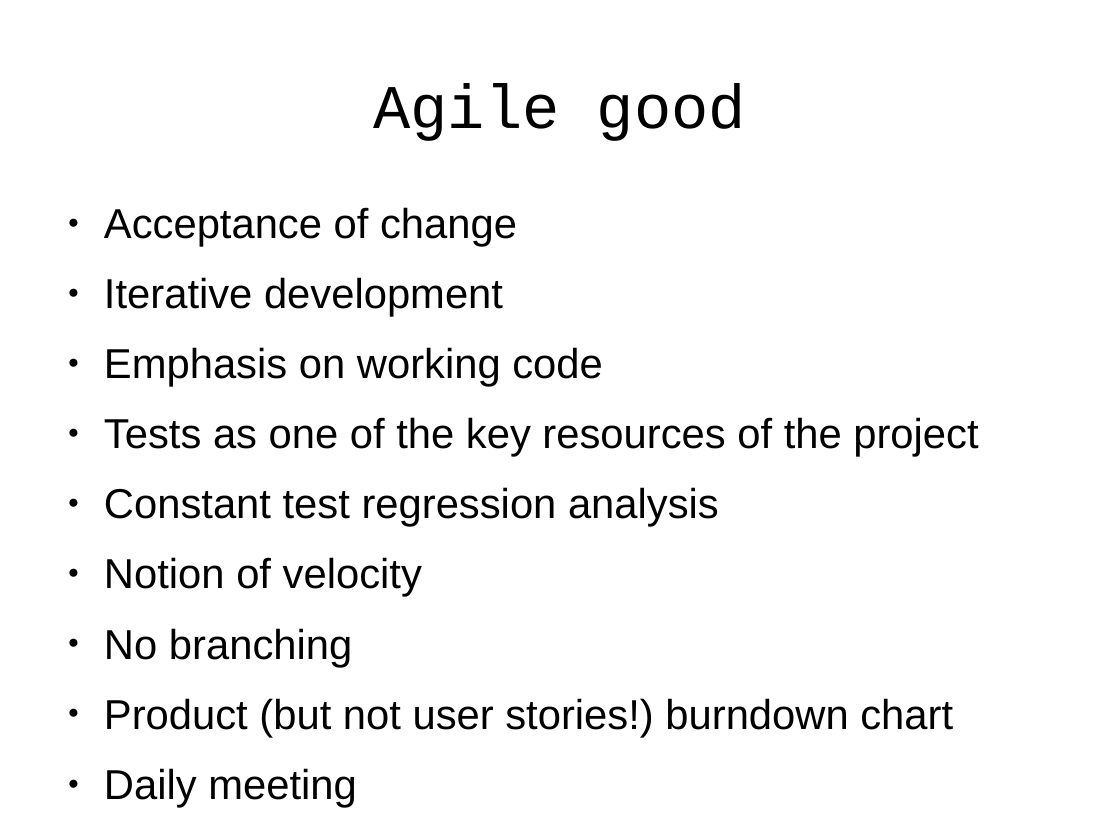
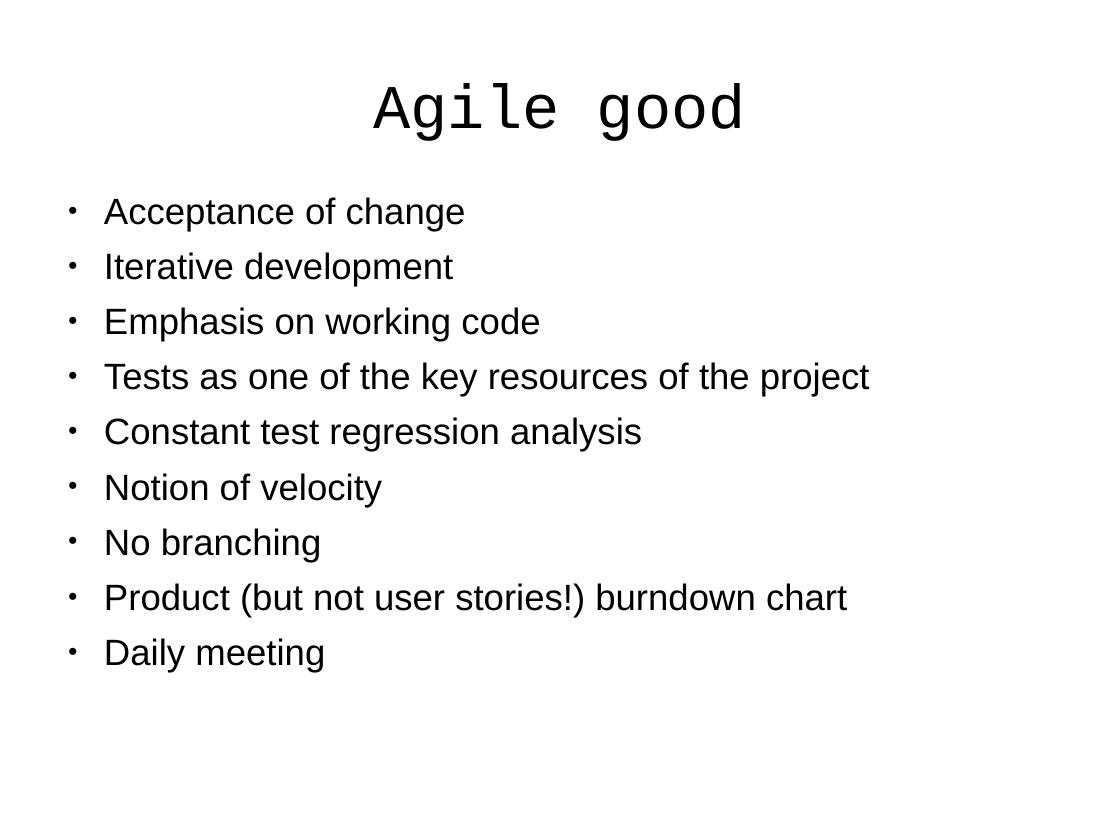
Before and after one commit to j-avdeev/EnterpriseSystemsDevelopment, a slide deck: slide 38 of Lec4 - Agile/Enterprise System Development - lec day4 - Agile.odp. Drawn at 1120x840 pixels with LibreOffice and Linux fonts; fonts in the diff are those of the drawing. Boxes give left, top, right and bottom in pixels: in the first picture for what was removed or moved away, otherwise in the second. Text is boxed around its words. In the diff, an @@ line names an element or a change of style, - is before the commit and + after.

```diff
--- a/Lec4 - Agile/Enterprise System Development - lec day4 - Agile.odp
+++ b/Lec4 - Agile/Enterprise System Development - lec day4 - Agile.odp
@@ text "Acceptance of change" at bbox=[104, 197, 870, 672]: size 29.6 to 25.9 pt; indent changed; line spacing 1 to 0.8 @@
```
Also in this commit, not shown: 27 other slides changed, 5 other files.
